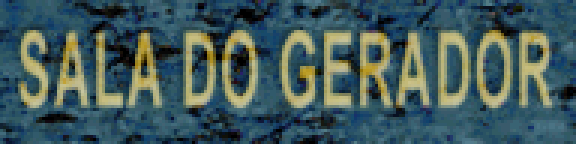
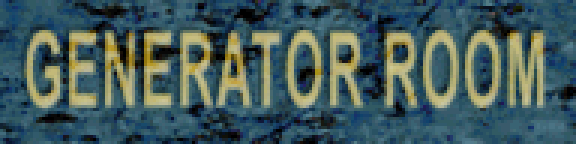
Two versions of the same layered image (576×144). Layer-by-layer changes:
hid group "PT-BR" (3 layers) over [12, 24, 555, 111]
renamed "Texto" to "Text", moved it into group "Editable" over [12, 24, 555, 111]
showed group "Recriation" (2 layers) over [15, 24, 549, 111]
